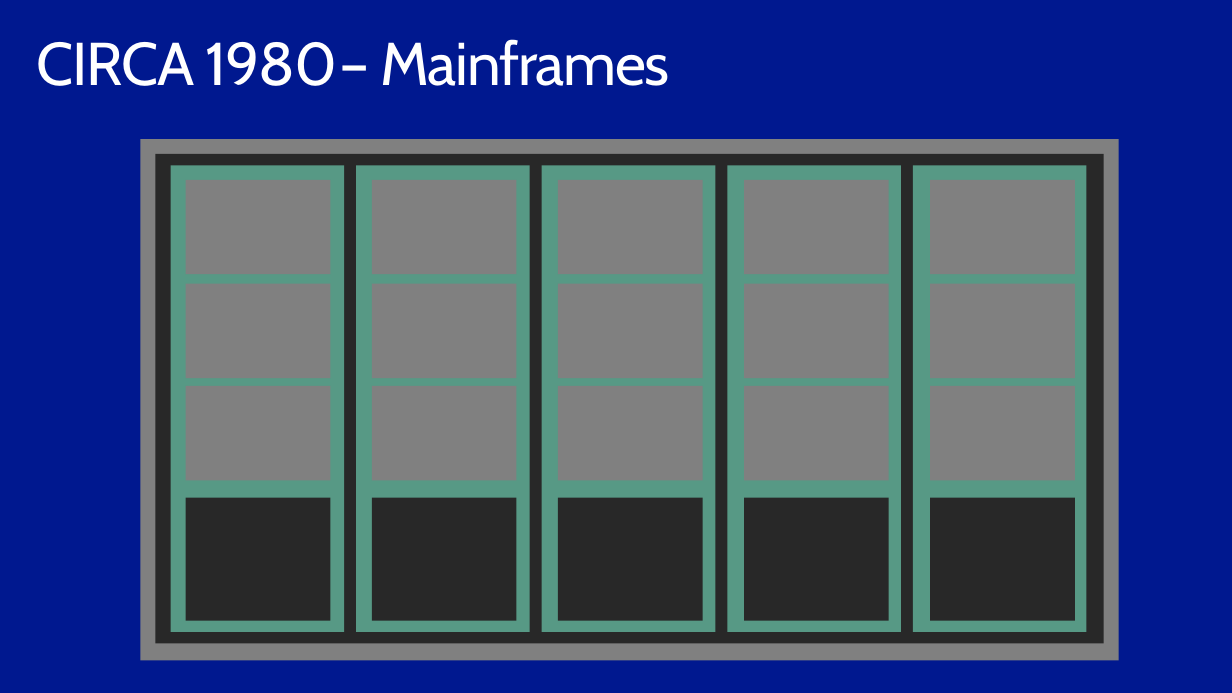
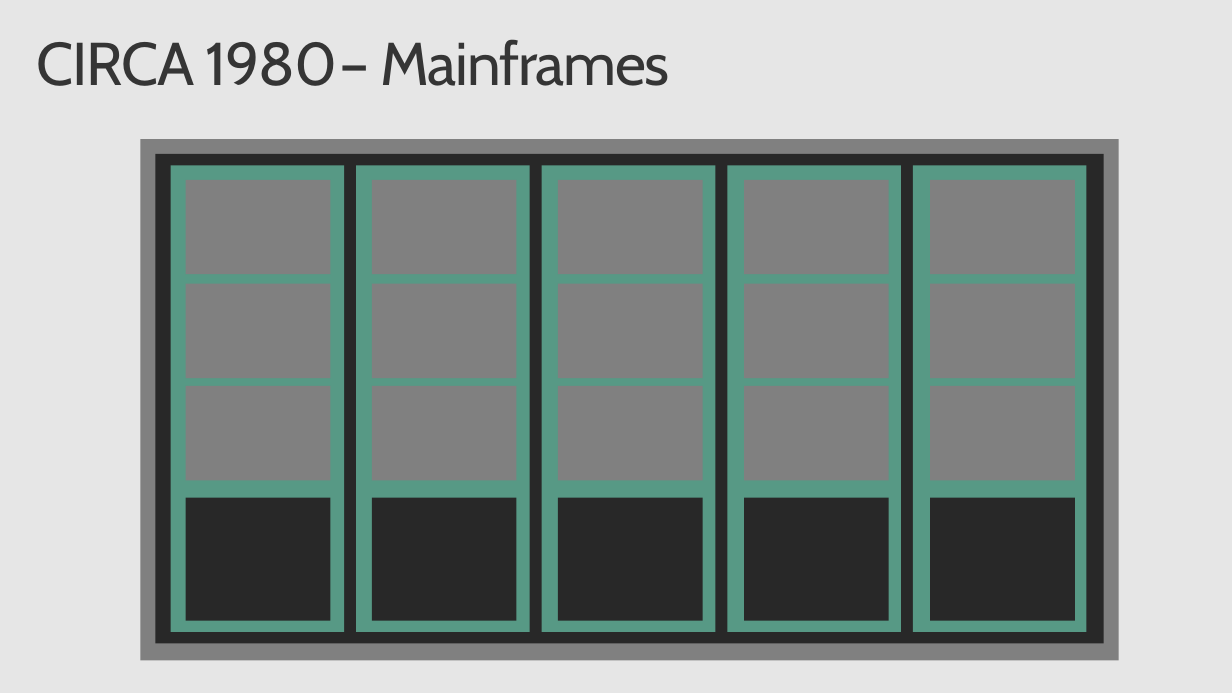
Before and after one commit to SteveLasker/Presentations, a slide deck: slide 13 of DockerGeneral/AzureContainersE2E.pptx (slide 14 before the commit). Drawn at 1232x693 pixels with LibreOffice and Linux fonts; fonts in the diff are those of the drawing; background and template pictures are left out. Boxes give left, top, right and bottom in pixels: in the first picture for what was removed or moved away, otherwise in the second. Text is boxed around its words. In the diff, an @@ line names an element or a change of style, - is before the commit and + after.

```diff
--- a/DockerGeneral/AzureContainersE2E.pptx
+++ b/DockerGeneral/AzureContainersE2E.pptx
@@ background #00188F to #E6E6E6 @@
@@ text "CIRCA 1980" at box(36, 42, 369, 86): text colour #FFFFFF to #353535 @@
@@ text "– Mainframes" at box(381, 39, 670, 86): text colour #FFFFFF to #353535 @@
```
Also in this commit, not shown: 8 other slides changed, 12 slides added, 1 slide removed.
